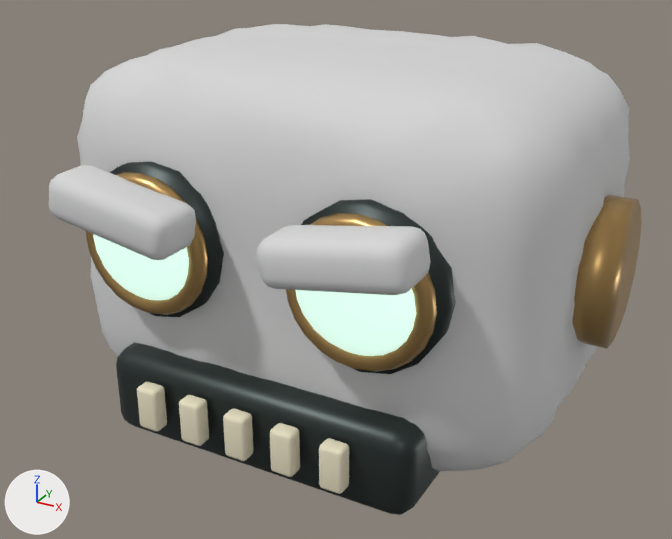
The glTF model public/bots-art/3d/clay-lab/brute-head-0.glb as it was, and as the next commit left it.
Before and after are seen from a 50 mm camera at (0.851, -1.628, 1.017) aimed at (0.004, -0.087, 0.246). The lights are fixed; the arrows at lower left show +X, +Y and +Z. The picture after the commit comes second. Where no turn or scale is listed for an object, it has been applied to the vertices. Vertices at exactly the same position are counted once.

In view in the first picture: 'head_brass', 'head_clay', 'head_clay.001', 'head_ivory', 'head_lens', 'head_mechanism'.
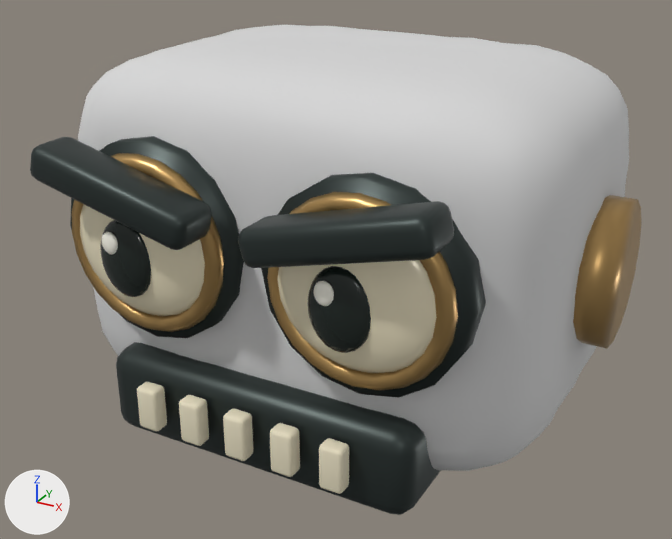
What differs and where, as boxes (x1, y1, x2, y2) in the pictures (672 x 539 px; the box of a moved part takes in the faces that stretch with it):
'head_clay', reshaped
    before: (77, 24, 630, 471)
    after: (78, 25, 629, 471)
'head_mechanism', reshaped
    before: (110, 161, 456, 515)
    after: (30, 136, 486, 515)
'head_brass', reshaped
    before: (86, 172, 641, 372)
    after: (72, 153, 641, 390)
'head_lens', recoloured, surface changed, reshaped
    before: (93, 234, 416, 356)
    after: (80, 204, 437, 373)
'head_clay.001', deleted
    before: (49, 165, 430, 295)
'head_pupil', added (black)
    after: (100, 220, 371, 353)
'head_glint', added
    after: (102, 232, 334, 306)
part 2 of me_cone, added
    after: (70, 136, 244, 338)
part 3 of me_cone, added
    after: (261, 173, 486, 398)
part 4 of me_cone, added
    after: (30, 137, 212, 250)
part 5 of me_cone, added
    after: (238, 201, 454, 268)
part 6 of me_cone, deleted
    before: (110, 161, 224, 317)
part 7 of me_cone, deleted
    before: (301, 199, 456, 374)
part 8 of me_sphere, moved or reshaped
    before: (93, 234, 189, 300)
    after: (80, 204, 205, 316)
part 9 of me_sphere, moved or reshaped
    before: (295, 288, 416, 356)
    after: (277, 260, 437, 373)
part 10 of me_torus, moved or reshaped
    before: (86, 172, 208, 315)
    after: (72, 153, 224, 332)
part 11 of me_torus, moved or reshaped
    before: (286, 213, 437, 372)
    after: (267, 192, 458, 390)

The change, as a list of edits to the scene's bpy script:
```text
Change mat_lens:
    mat_lens.base_color: (0.68, 0.95, 0.82) -> (0.94, 0.85, 0.61)  # pale green #d7f9ea -> beige #f8edcd
    remove mat_lens.emission_color = (0.544, 0.76, 0.656)  # pale green #c3e2d4
    remove mat_lens.emission_strength = 1.0
Change me_forged_clay_helmet:
    remove me_forged_clay_helmet.from_pydata(...)  # 1178 vertices, 2352 faces; spans x -0.518..0.518, y -0.377..0.377, z -0.372..0.371
    add me_forged_clay_helmet.from_pydata(...)  # 1178 vertices, 2352 faces; spans x -0.514..0.514, y -0.372..0.373, z -0.368..0.368
    me_forged_clay_helmet part 1: 919 of 1178 vertices moved; they spanned x -0.518..0.518, y -0.377..0.377, z -0.372..0.371 and now span x -0.514..0.514, y -0.372..0.373, z -0.368..0.368; mean shift (0.0, 0.0, 0.0); largest move (-0.487, -0.254, -0.251) -> (-0.482, -0.251, -0.247)
Change me_cone:
    remove me_cone.from_pydata(...)  # 160 vertices, 308 faces; spans x -0.15..0.59, y -0.072..0.278, z -0.42..0.15
    add me_cone.from_pydata(...)  # 352 vertices, 684 faces; spans x -0.194..0.634, y -0.158..0.278, z -0.42..0.194
    me_cone part 2: a new loose piece, a 16-sided cylinder along y spanning x -0.194..0.194, y -0.043..0.043, z -0.194..0.194, in mat_mechanism (dark grey #353e3c)
    me_cone part 3: a new loose piece, a 16-sided cylinder along y spanning x 0.246..0.634, y -0.043..0.043, z -0.194..0.194, in mat_mechanism (dark grey #353e3c)
    me_cone part 4: a new loose piece of 96 vertices spanning x -0.169..0.169, y -0.158..-0.058, z 0.051..0.191, in mat_mechanism (dark grey #353e3c)
    me_cone part 5: a new loose piece of 96 vertices spanning x 0.271..0.609, y -0.158..-0.058, z 0.051..0.191, in mat_mechanism (dark grey #353e3c)
    me_cone part 6: the loose piece of 32 vertices spanning x -0.15..0.15, y -0.043..0.043, z -0.15..0.15 is deleted
    me_cone part 7: the loose piece of 32 vertices spanning x 0.29..0.59, y -0.043..0.043, z -0.15..0.15 is deleted
Change me_sphere:
    remove me_sphere.from_pydata(...)  # 444 vertices, 880 faces; spans x -0.12..0.56, y -0.046..0.046, z -0.108..0.108
    add me_sphere.from_pydata(...)  # 444 vertices, 880 faces; spans x -0.155..0.595, y -0.046..0.046, z -0.14..0.14
    me_sphere part 8: the loose piece of 222 vertices spanning x -0.12..0.12, y -0.046..0.046, z -0.108..0.108 is scaled about its middle by (1.29, 1, 1.29)
    me_sphere part 9: the loose piece of 222 vertices spanning x 0.32..0.56, y -0.046..0.046, z -0.108..0.108 is scaled about its middle by (1.29, 1, 1.29)
Change me_torus:
    remove me_torus.from_pydata(...)  # 384 vertices, 756 faces; spans x -0.337..0.777, y -0.016..0.545, z -0.49..0.139
    add me_torus.from_pydata(...)  # 384 vertices, 756 faces; spans x -0.337..0.777, y -0.016..0.545, z -0.49..0.174
    me_torus part 10: 144 of 384 vertices moved; they spanned x -0.139..0.139, y -0.016..0.016, z -0.139..0.139 and now span x -0.174..0.174, y -0.016..0.016, z -0.174..0.174; mean shift (0.0, 0.0, 0.0); largest move (0.071, 0.0, 0.071) -> (0.096, 0.0, 0.096)
    me_torus part 11: 144 of 384 vertices moved; they spanned x 0.301..0.579, y -0.016..0.016, z -0.139..0.139 and now span x 0.266..0.614, y -0.016..0.016, z -0.174..0.174; mean shift (0.0, 0.0, 0.0); largest move (0.511, 0.0, 0.071) -> (0.536, 0.0, 0.096)
Remove ob_head_clay_001:
    ob_head_clay_001 = bpy.data.objects.new('head_clay.001', me_cube_001)
Add ob_head_glint:
    ob_head_glint = bpy.data.objects.new('head_glint', me_sphere_002)  # a UV sphere (20 segments, 12 rings, poles along z) spanning x -0.019..0.019, y -0.008..0.008, z -0.022..0.022; a UV sphere (20 segments, 12 rings, poles along z) spanning x 0.421..0.459, y -0.008..0.008, z -0.022..0.022; in mat_glint (white #fffdf0)
    ob_head_glint.location = (-0.251, -0.464, 0.389)
Add ob_head_pupil:
    ob_head_pupil = bpy.data.objects.new('head_pupil', me_sphere_001)  # a UV sphere (20 segments, 12 rings, poles along z) spanning x -0.059..0.059, y -0.022..0.022, z -0.076..0.076; a UV sphere (20 segments, 12 rings, poles along z) spanning x 0.381..0.499, y -0.022..0.022, z -0.076..0.076; in mat_pupil (black #222b27)
    ob_head_pupil.location = (-0.232, -0.445, 0.356)
```
